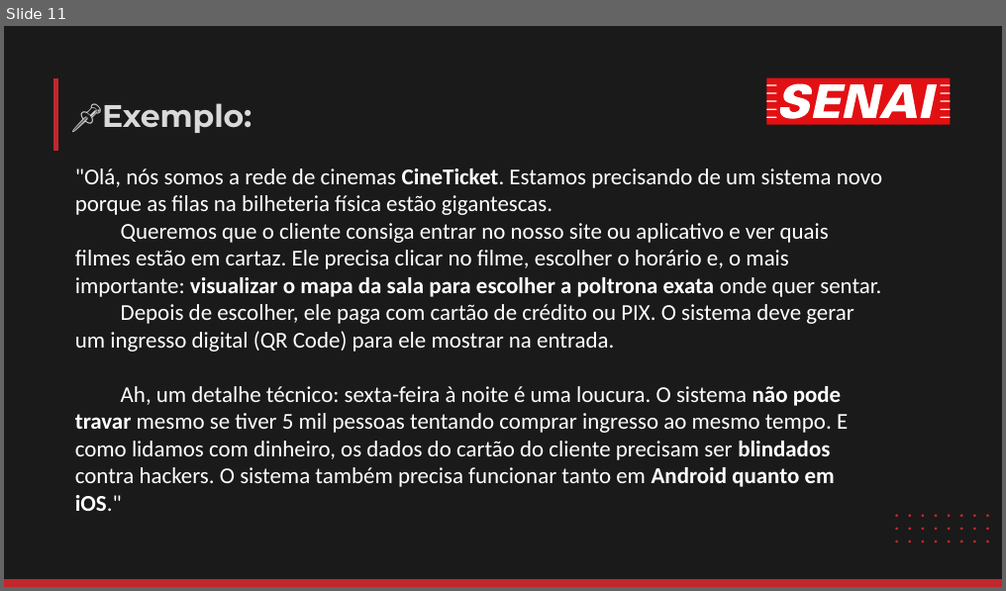
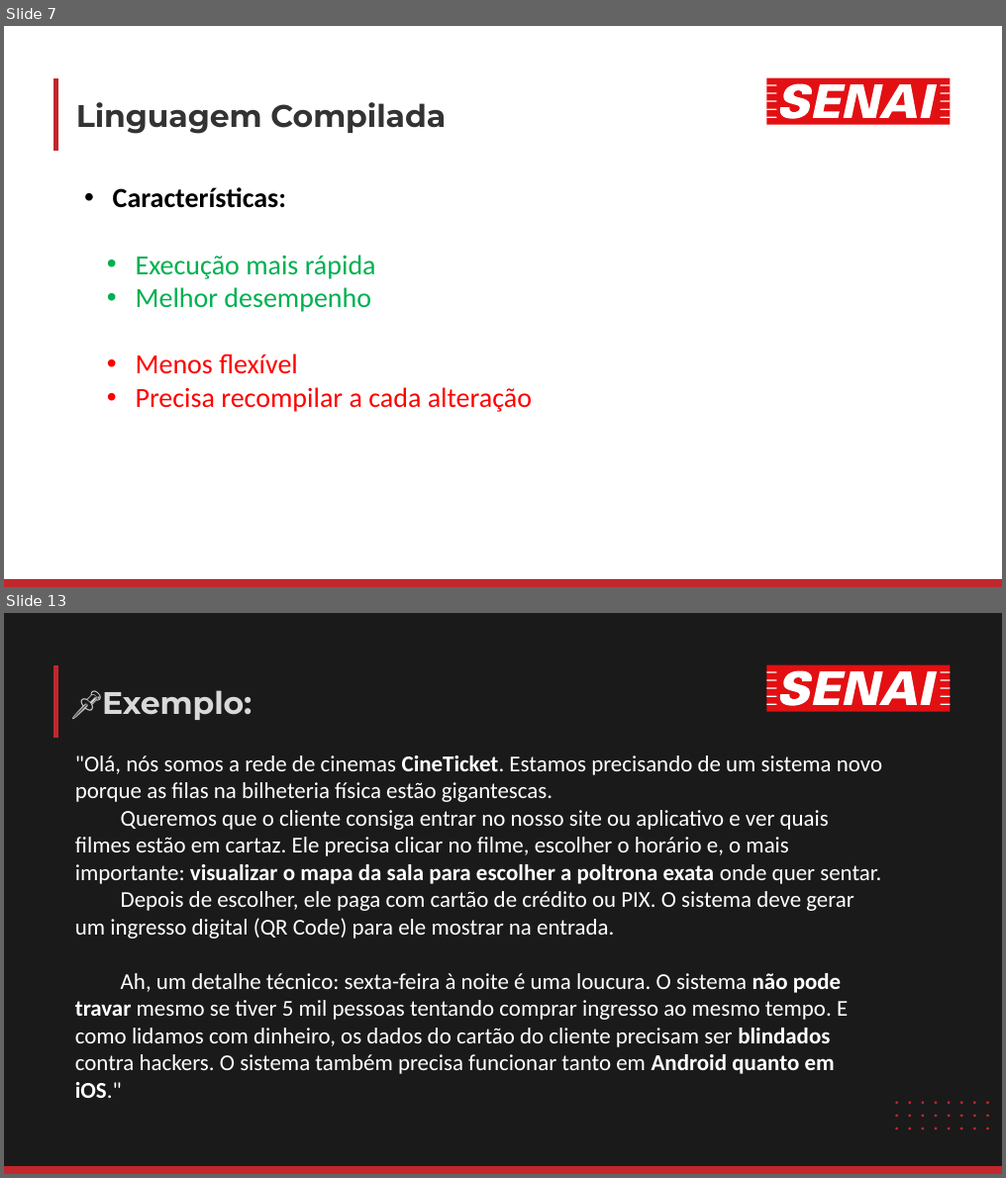
Before and after one commit to luisfernandospoljaric/senai2026, a slide deck: ds/seduc/1des/01-lopal/Aula02/LógicaAula2.pptx. Shown one above the other, each under a label of ours: slide 11 before the commit, slides 7 and 13 after it; the slides between them are not shown. The pictures are 1006x591 and 1006x1178 pixels, drawn with LibreOffice and Linux fonts; fonts in the diff are those of the drawing. Boxes give left, top, right and bottom in pixels: in the first picture for what was removed or moved away, otherwise in the second. Text is boxed around its words. In the diff, an @@ line names an element or a change of style, - is before the commit and + after.

```diff
--- a/ds/seduc/1des/01-lopal/Aula02/LógicaAula2.pptx
+++ b/ds/seduc/1des/01-lopal/Aula02/LógicaAula2.pptx
@@ slide 7 added at [4, 26, 1002, 587], background #FFFFFF @@
@@ freeform shape added at [56, 78, 56, 151], outline #C1272C 8.24 pt @@
@@ freeform shape added at [766, 78, 949, 125], fill #E21013 @@
@@ freeform shape added at [766, 84, 949, 119], fill #FFFFFF @@
@@ title added at [76, 102, 446, 134], 49.5 pt, text #333333, bold @@
+Linguagem Compilada
@@ text added at [113, 187, 532, 412], 44 pt, text #FF0000 @@
+• Características:
+  • Execução mais rápida
+  • Melhor desempenho
+  • Menos flexível
+  • Precisa recompilar a cada alteração
@@ freeform shape added at [4, 579, 1002, 587], fill #C1272C @@
@@ what was slide 11 is now slide 13 @@
```
Also in this commit, not shown: 4 slides changed, 7 other slides added, 6 slides removed, 2 other files.
